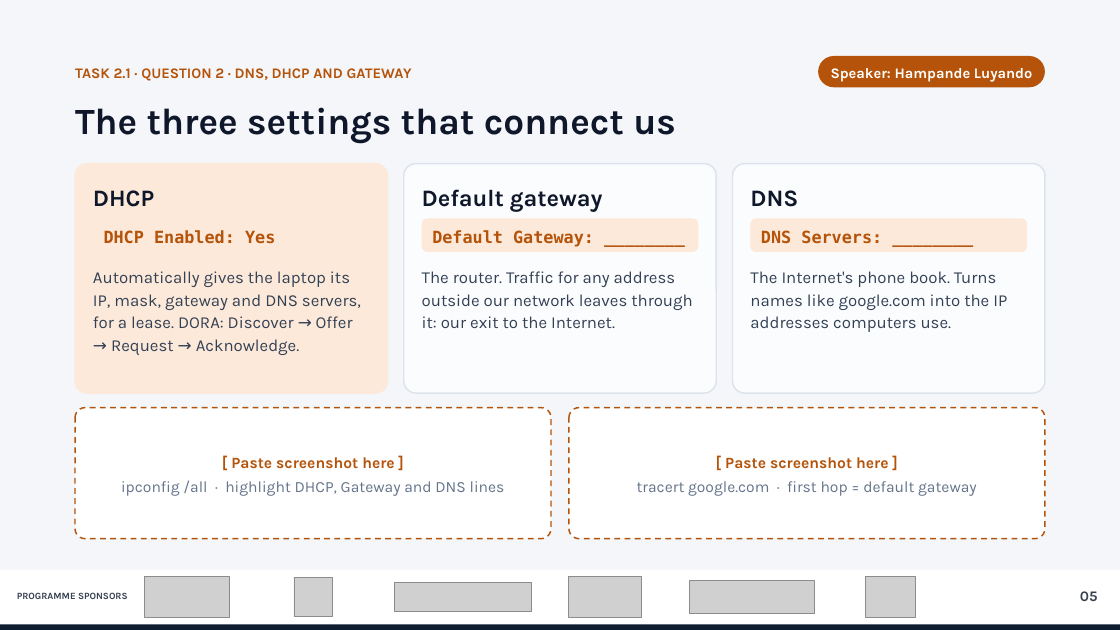
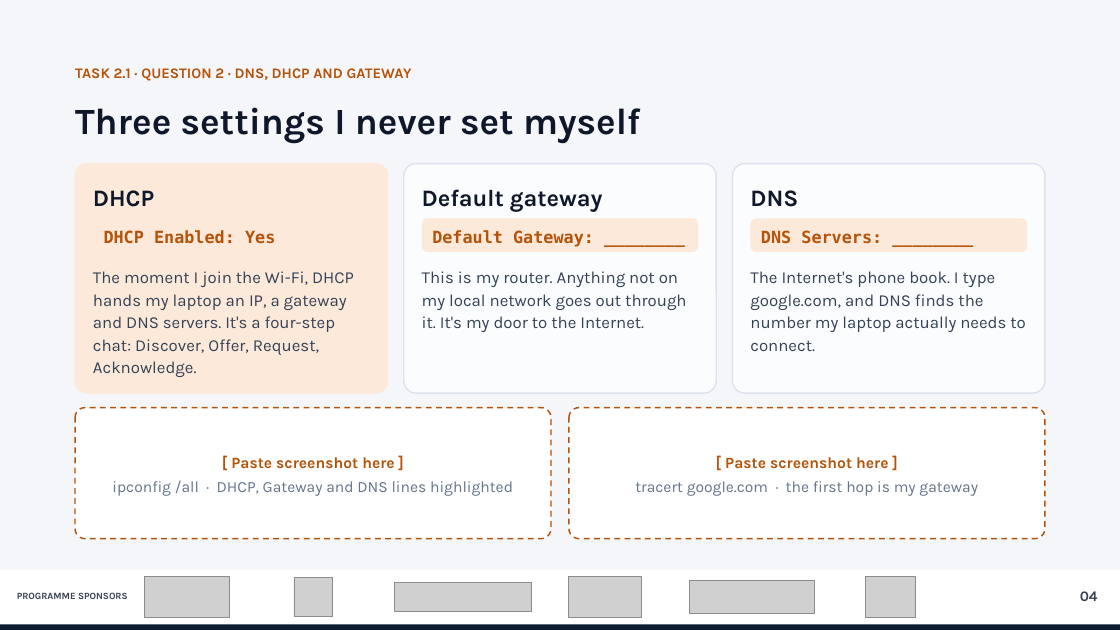
Before and after one commit to wakalala-droid/LightRays, a slide deck: slide 4 of group3-network-identity/Group3_Network_Identity_DNS_Redesign.pptx (slide 5 before the commit). Drawn at 1120x630 pixels with LibreOffice and Linux fonts; fonts in the diff are those of the drawing; grey boxes stand for pictures. Boxes give left, top, right and bottom in pixels: in the first picture for what was removed or moved away, otherwise in the second. Text is boxed around its words. In the diff, an @@ line names an element or a change of style, - is before the commit and + after.

```diff
--- a/group3-network-identity/Group3_Network_Identity_DNS_Redesign.pptx
+++ b/group3-network-identity/Group3_Network_Identity_DNS_Redesign.pptx
@@ rounded rectangle removed at bbox=[818, 56, 1045, 87] @@
-Speaker: Hampande Luyando
@@ text at bbox=[75, 107, 641, 144]: text changed @@
-The three settings that connect us
+Three settings I never set myself
@@ text at bbox=[93, 271, 354, 377]: text changed @@
-Automatically gives the laptop its IP, mask, gateway and DNS servers, for a lease. DORA: Discover → Offer → Request → Acknowledge.
+The moment I join the Wi-Fi, DHCP hands my laptop an IP, a gateway and DNS servers. It's a four-step chat: Discover, Offer, Request, Acknowledge.
@@ text at bbox=[422, 271, 686, 332]: text changed @@
-The router. Traffic for any address outside our network leaves through it: our exit to the Internet.
+This is my router. Anything not on my local network goes out through it. It's my door to the Internet.
@@ text at bbox=[750, 271, 1025, 351]: text changed @@
-The Internet's phone book. Turns names like google.com into the IP addresses computers use.
+The Internet's phone book. I type google.com, and DNS finds the number my laptop actually needs to connect.
@@ text at bbox=[112, 480, 513, 496]: text changed @@
-ipconfig /all · highlight DHCP, Gateway and DNS lines
+ipconfig /all · DHCP, Gateway and DNS lines highlighted
@@ text at bbox=[635, 481, 978, 496]: text changed @@
-tracert google.com · first hop = default gateway
+tracert google.com · the first hop is my gateway
@@ text at bbox=[1080, 591, 1098, 601]: text changed @@
-05
+04
```
Also in this commit, not shown: 6 other slides changed, 1 slide added, 2 slides removed, 2 other files.
